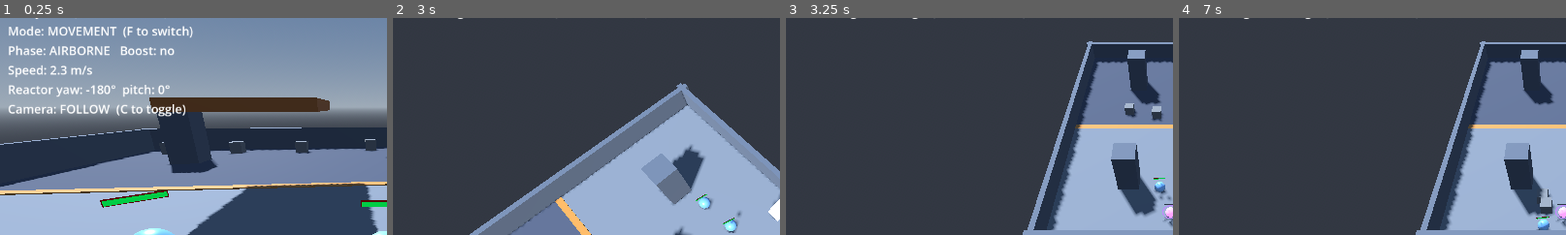
Above: before the commit, frames 1-4 (left to right).
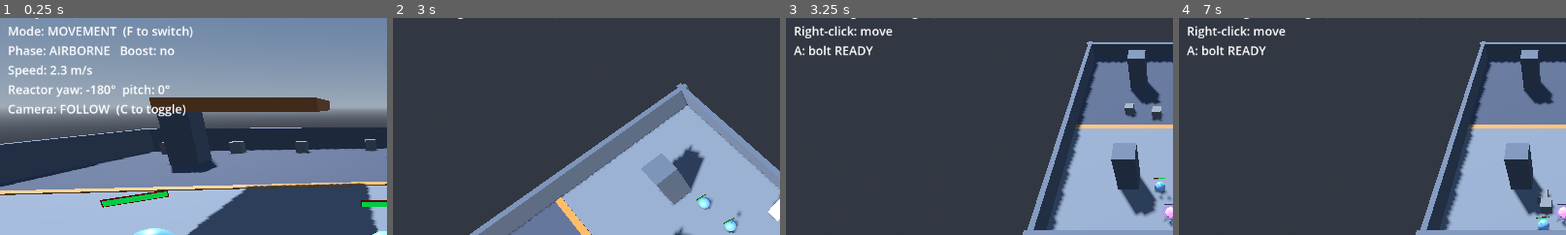
Above: after the commit, the same moments.

Repository: Thiiamas/Spheres
Game: Godot game, scene res://Main.tscn
The game is run twice, just before and just after one commit, with the same random seed, the same clock (stepped at 60 frames per second) and the same inputs.
Inputs (mouse positions are % of the whole screen's width and height, from its top left):
- Up to frame 1 (0.25 s): no input
- Up to frame 2 (3 s): tap Enter (ui_accept) at 0.5 s; move the mouse to (55, 50) at 0.52 s; hold D (move_right) 0.53-1.28 s; hold Tab (transfer) 0.53-1.28 s; tap Space (jump) at 0.77, 1.52 s; move the mouse to (45, 50) at 1.27 s; hold S (move_back) 1.28-2.03 s; tap Z (aoe) at 1.35 s; tap Tab (transfer) at 1.55 s; move the mouse to (52, 48) at 2.02 s; hold Tab (transfer) 2.03-2.78 s; hold D (move_right) from 2.03 s (still down); tap A (attack) at 2.1 s; move the mouse to (45, 70) at 2.77 s; tap Shift (boost) at 2.85 s; click (45, 70) at 2.92 s
- Up to frame 3 (3.25 s): keep holding D (move_right); tap Space (jump) at 3.02 s; tap Tab (transfer) at 3.05 s
- Up to frame 4 (7 s): move the mouse to (80, 65) at 3.52 s; release D (move_right) at 3.53 s; hold Tab (transfer) 3.53-4.28 s; hold Q (move_left) 3.53-5.03 s; tap Down (cam_pan_down) at 3.6 s; tap Space (jump) at 3.77, 4.52, 6.02, 6.77 s; move the mouse to (42, 49) at 4.27 s; tap Left (cam_pan_left) at 4.35 s; tap Tab (transfer) at 4.55, 6.05, 6.8 s; move the mouse to (51, 50) at 5.02 s; hold S (move_back) 5.03-5.78 s; hold Tab (transfer) 5.03-5.78 s; tap Right (cam_pan_right) at 5.1 s; move the mouse to (46, 48) at 5.77 s; hold D (move_right) from 5.78 s (still down); tap Up (cam_pan_up) at 5.85 s; move the mouse to (72, 45) at 6.52 s; hold C (camera_toggle) from 6.53 s (still down)
The pictures show only the part of the screen within x 0-50%, y 5-55%; the shares and areas given below are measured in that part.

Frames 1-2 are identical in both runs. In frame 3, 1.0% of the frame differs, in the area x 2-28%, y 3-18%; in frame 4, 1.0%.

Commit message:
Phase 6.3: spell A — RuneBolt line projectile
"spell_a" plants the mage, snaps its facing and fires a straight bolt toward
the cursor (25 dmg, 1.2s cd, 26 m/s, layer-2 mask). The x2 RuneMark check is
already wired (get_node_or_null("RuneMark")) and activates when spell E lands
in 6.4. HUD gains a generic duck-typed get_hud_lines() block so non-sphere
entities can expose their own debug lines (here: spell cooldowns).

Co-Authored-By: Claude Opus 4.8 <noreply@anthropic.com>

Diff:
--- a/HUD.gd
+++ b/HUD.gd
@@ -29,8 +29,13 @@
 		var c := Consciousness.active()
 		if c == null or c.entity == null:
 			text = "(no active entity)"
-		else:
-			text = "Possessing: %s  (Tab to transfer)" % c.entity.name
+			return
+		# Generic entity block: name + whatever the entity wants to expose
+		# (duck-typed get_hud_lines, e.g. the RuneMage's spell cooldowns).
+		var entity_lines := ["Possessing: %s  (Tab to transfer)" % c.entity.name]
+		if c.entity.has_method("get_hud_lines"):
+			entity_lines.append_array(c.entity.get_hud_lines())
+		text = "\n".join(entity_lines)
 		return
 
 	var mode_name: String = SphereController.Mode.keys()[ball.mode]
--- /dev/null
+++ b/RuneBolt.gd
@@ -0,0 +1,46 @@
+extends Area3D
+class_name RuneBolt
+
+## Spell A (phase 6, Ryze Overload-style): straight line projectile cast toward
+## the cursor. Damages the first enemy it touches; if that enemy carries a
+## RuneMark (spell E, a child node named "RuneMark"), damage is multiplied —
+## the core spell synergy of the kit.
+
+## Seconds before the bolt fizzles if it hits nothing.
+@export var lifetime: float = 2.0
+
+var _dir: Vector3 = Vector3.ZERO
+var _speed: float = 26.0
+var _damage: float = 25.0
+var _mark_multiplier: float = 2.0
+var _time: float = 0.0
+
+
+func _ready() -> void:
+	body_entered.connect(_on_body_entered)
+
+
+## Aim and arm the bolt. Called by RuneMage right after instantiation.
+func launch(dir: Vector3, damage: float, speed: float, mark_multiplier: float) -> void:
+	_dir = dir.normalized()
+	_damage = damage
+	_speed = speed
+	_mark_multiplier = mark_multiplier
+
+
+func _physics_process(delta: float) -> void:
+	global_position += _dir * _speed * delta
+	_time += delta
+	if _time >= lifetime:
+		queue_free()
+
+
+func _on_body_entered(body: Node3D) -> void:
+	if not body.has_method("take_hit"):
+		return
+	var dmg := _damage
+	# Marked target (spell E attached a RuneMark child): amplified hit.
+	if body.get_node_or_null("RuneMark") != null:
+		dmg *= _mark_multiplier
+	body.take_hit(dmg)
+	queue_free()
--- /dev/null
+++ b/RuneBolt.tscn
@@ -0,0 +1,29 @@
+[gd_scene load_steps=5 format=3]
+
+[ext_resource type="Script" path="res://RuneBolt.gd" id="1_bolt"]
+
+[sub_resource type="SphereMesh" id="Sphere_bolt"]
+radius = 0.18
+height = 0.36
+
+[sub_resource type="StandardMaterial3D" id="Mat_bolt"]
+shading_mode = 0
+albedo_color = Color(0.55, 0.8, 1, 1)
+emission_enabled = true
+emission = Color(0.55, 0.8, 1, 1)
+emission_energy_multiplier = 2.5
+
+[sub_resource type="SphereShape3D" id="Shape_bolt"]
+radius = 0.3
+
+[node name="RuneBolt" type="Area3D"]
+collision_layer = 0
+collision_mask = 2
+script = ExtResource("1_bolt")
+
+[node name="Mesh" type="MeshInstance3D" parent="."]
+mesh = SubResource("Sphere_bolt")
+surface_material_override/0 = SubResource("Mat_bolt")
+
+[node name="Col" type="CollisionShape3D" parent="."]
+shape = SubResource("Shape_bolt")
--- a/RuneMage.gd
+++ b/RuneMage.gd
@@ -24,6 +24,15 @@
 ## Optional floating health bar (HPBar3D) shown above the mage.
 @export var hp_bar: Node3D
 
+@export_group("Spell A - RuneBolt")
+## Line projectile cast toward the cursor ("spell_a").
+@export var bolt_scene: PackedScene
+@export var bolt_damage: float = 25.0
+@export var bolt_speed: float = 26.0
+@export var bolt_cooldown: float = 1.2
+## Damage multiplier against a RuneMark-carrying enemy (spell E synergy).
+@export var bolt_mark_multiplier: float = 2.0
+
 @export_group("Visual")
 ## Mesh whose emission signals possession (bright = inhabited, dim = idle).
 @export var body_mesh: MeshInstance3D
@@ -43,6 +52,9 @@
 
 # Latest InputContext pushed via drive(). Null while not possessed.
 var _ctx: InputContext = null
+
+# Spell cooldown timers (seconds remaining; <= 0 means ready).
+var _bolt_timer: float = 0.0
 
 # Per-instance copy of the body material so the glow is per-mage.
 var _mat: StandardMaterial3D = null
@@ -70,6 +82,9 @@
 	if ctx.pressed(&"move_click"):
 		_destination = ctx.world_cursor
 		_has_destination = true
+
+	if ctx.just_pressed(&"spell_a"):
+		_cast_bolt(ctx)
 
 
 func _physics_process(delta: float) -> void:
@@ -127,10 +142,44 @@
 	queue_free()
 
 
-## --- Spell plumbing (spells land in 6.3-6.5) --------------------------------
-
-func _tick_cooldowns(_delta: float) -> void:
-	pass
+## --- Spells ------------------------------------------------------------------
+
+func _tick_cooldowns(delta: float) -> void:
+	_bolt_timer -= delta
+
+
+## Spell A: line bolt toward the cursor. Casting stops the walk (LoL style:
+## you plant to cast) and snaps the facing to the cast direction.
+func _cast_bolt(ctx: InputContext) -> void:
+	if bolt_scene == null or _bolt_timer > 0.0:
+		return
+	var dir := ctx.world_cursor - global_position
+	dir.y = 0.0
+	if dir.length() < 0.001:
+		dir = Vector3(sin(rotation.y), 0.0, cos(rotation.y)) # fallback: facing
+	dir = dir.normalized()
+
+	_bolt_timer = bolt_cooldown
+	_has_destination = false
+	rotation.y = atan2(dir.x, dir.z)
+
+	var bolt := bolt_scene.instantiate()
+	get_tree().current_scene.add_child(bolt)
+	bolt.global_position = global_position + dir * 0.7
+	if bolt is RuneBolt:
+		bolt.launch(dir, bolt_damage, bolt_speed, bolt_mark_multiplier)
+
+
+## Cooldown lines shown by the debug HUD (duck-typed — see HUD.gd).
+func get_hud_lines() -> Array[String]:
+	var lines: Array[String] = []
+	lines.append("Right-click: move")
+	lines.append("A: bolt %s" % _cd_label(_bolt_timer))
+	return lines
+
+
+static func _cd_label(timer: float) -> String:
+	return "READY" if timer <= 0.0 else "%.1fs" % timer
 
 
 ## --- Internals ---------------------------------------------------------------
--- a/RuneMage.tscn
+++ b/RuneMage.tscn
@@ -1,6 +1,7 @@
-[gd_scene load_steps=13 format=3]
+[gd_scene load_steps=14 format=3]
 
 [ext_resource type="Script" path="res://RuneMage.gd" id="1_mage"]
+[ext_resource type="PackedScene" path="res://RuneBolt.tscn" id="6_bolt"]
 [ext_resource type="Script" path="res://HPBar3D.gd" id="2_hpbar"]
 [ext_resource type="Script" path="res://RuneMageControllable.gd" id="3_possess"]
 [ext_resource type="Script" uid="uid://btf42jnq5hi48" path="res://CameraConfig.gd" id="4_camcfg"]
@@ -39,6 +40,7 @@
 script = ExtResource("1_mage")
 hp_bar = NodePath("HPBar3D")
 body_mesh = NodePath("Body")
+bolt_scene = ExtResource("6_bolt")
 
 [node name="Body" type="MeshInstance3D" parent="."]
 mesh = SubResource("Sphere_body")
Not shown, added: RuneBolt.gd.uid
